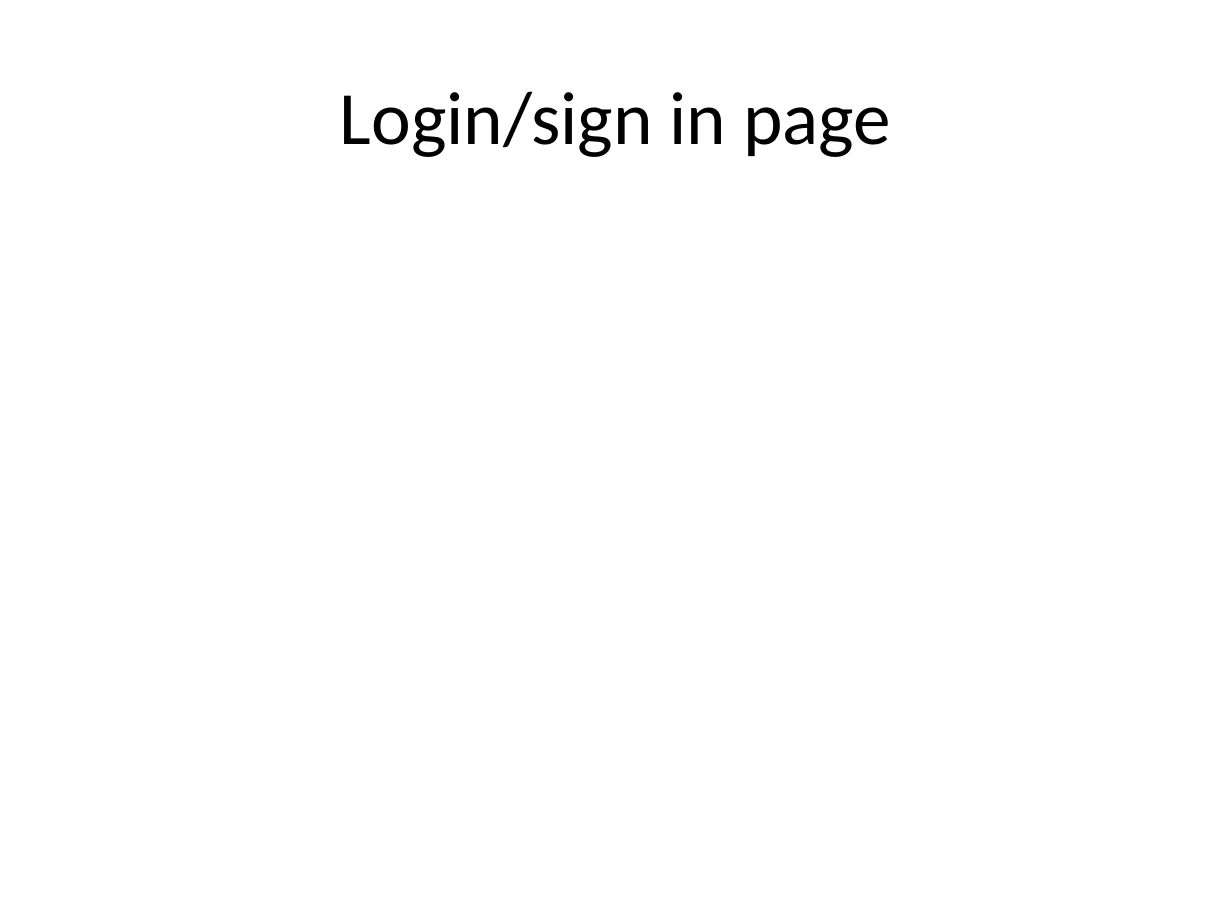
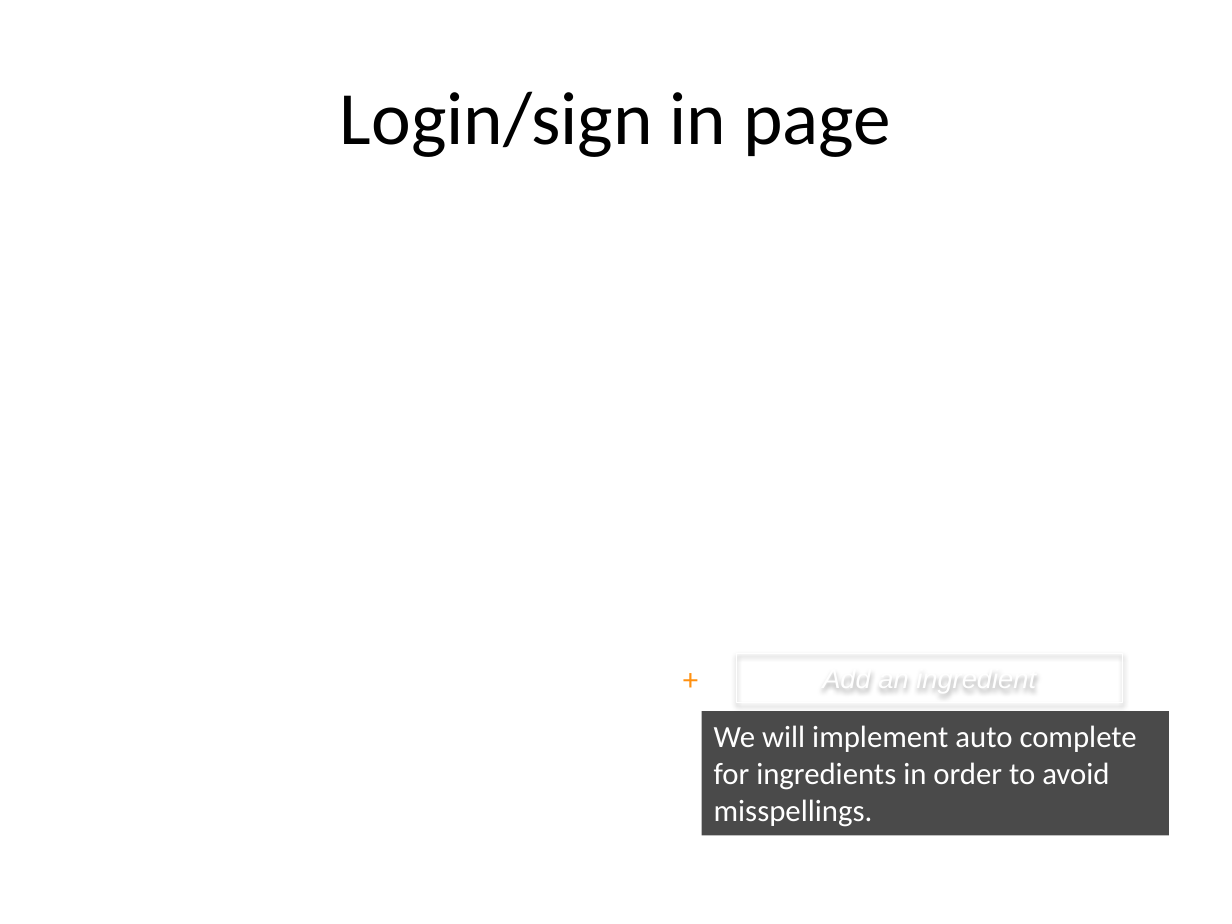
Before and after one commit to chieni/imhungry, a slide deck: slide 1 of ui-design.pptx. Drawn at 1232x924 pixels with LibreOffice and Linux fonts; fonts in the diff are those of the drawing; background and template pictures are left out. Boxes give left, top, right and bottom in pixels: in the first picture for what was removed or moved away, otherwise in the second. Text is boxed around its words. In the diff, an @@ line names an element or a change of style, - is before the commit and + after.

```diff
--- a/ui-design.pptx
+++ b/ui-design.pptx
@@ text added at bbox=[670, 654, 701, 703], 18 pt, text #FF9111 @@
++
@@ rectangle added at bbox=[737, 653, 1122, 702], outline #FFFFFF 0.75 pt, 16 pt, text #FFFFFF, italic @@
+Add an ingredient
@@ rectangle added at bbox=[701, 711, 1168, 835], fill #000000 at 71% opacity, 18 pt, text #FFFFFF @@
+We will implement auto complete for ingredients in order to avoid misspellings.
```
Also in this commit, not shown: 13 other slides changed, 1 slide added, 1 other file.
